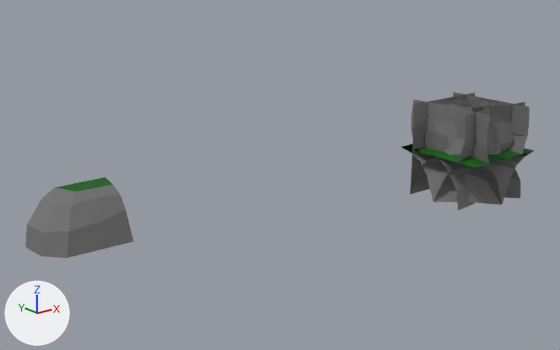
An edit to the glTF model AdjacencyInspector/wfc_modules.glb, drawn before and after from the same camera.
One viewpoint serves both versions: a 50 mm lens placed at (-6.61, -5.04, 2.22), pointed at (-2.08, 0.62, -0.04). Arrows for +X, +Y and +Z are at lower left; the lights stay in place. Where no turn or scale is listed for an object, it has been applied to the vertices.

The first picture shows 'TopCornerTransition.001', 'wfc_module_1', 'wfc_module_11', 'wfc_module_2', 'wfc_module_3', 'wfc_module_4', 'wfc_module_5', 'wfc_module_6'.
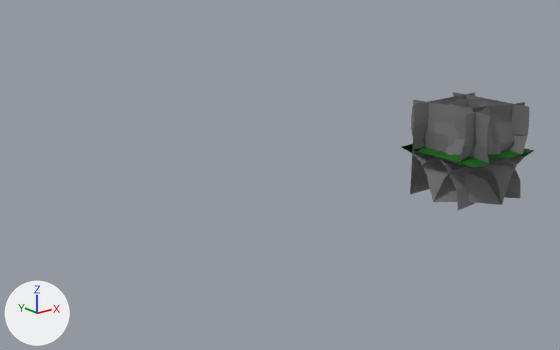
Pixel boxes [x1, y1, x2, y2] of what changed, in the pictures (560 x 350 px):
'TopCornerTransition.001', deleted: before [25, 177, 134, 258]
    faces in mat_material_015 (grey #707070): [25, 185, 134, 258]
    faces in mat_material_014 (dark green #005f02): [55, 177, 113, 192]

The change, as a list of edits to the scene's bpy script:
```text
Remove ob_topcornertransition_001:
    ob_topcornertransition_001 = bpy.data.objects.new('TopCornerTransition.001', me_plane_188)
    ob_topcornertransition_001.location = (-4.0, 1.0, 0.0)
    ob_topcornertransition_001.rotation_euler = (3.142, 0.0, -1.571)  # degrees (180, 0, -90)
    ob_topcornertransition_001.scale = (-1.0, -1.0, -1.0)
```
